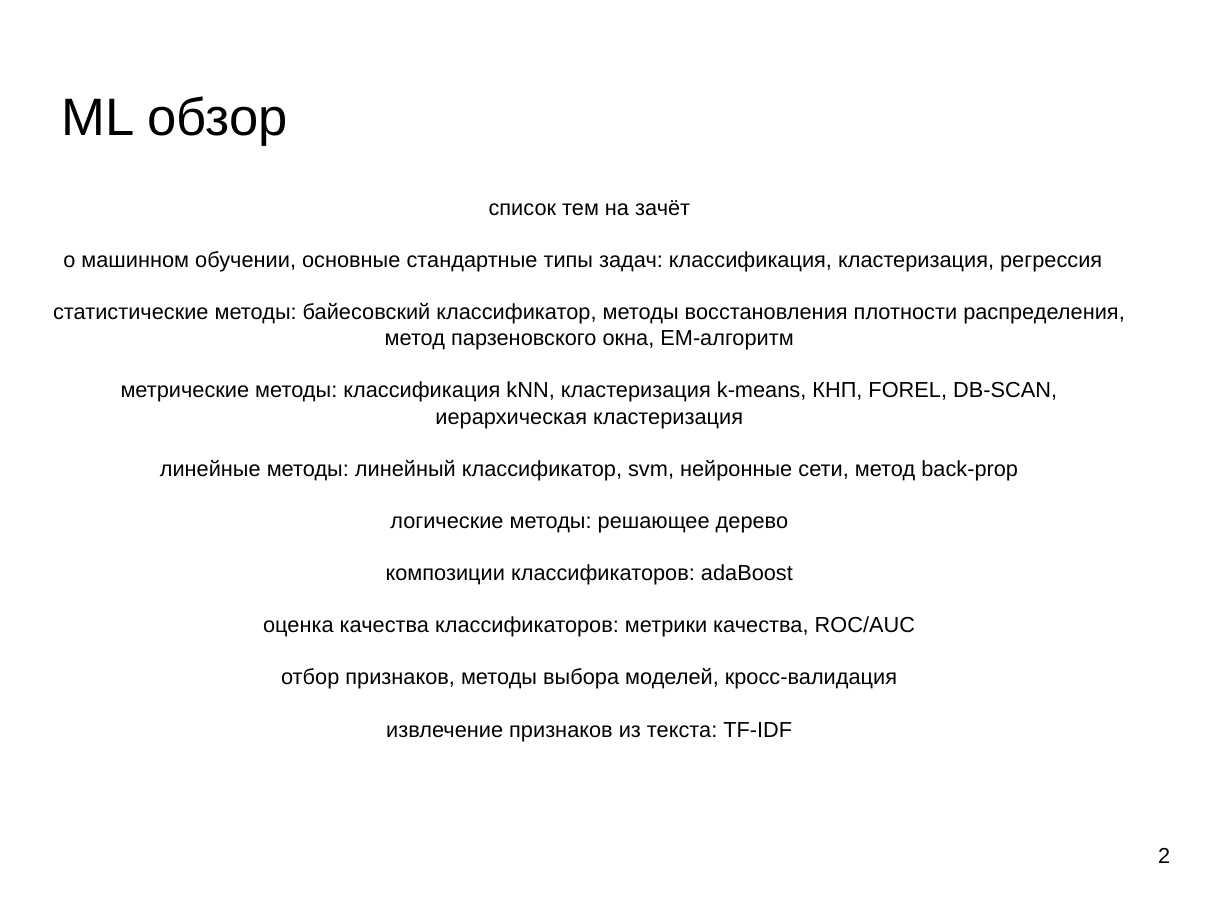
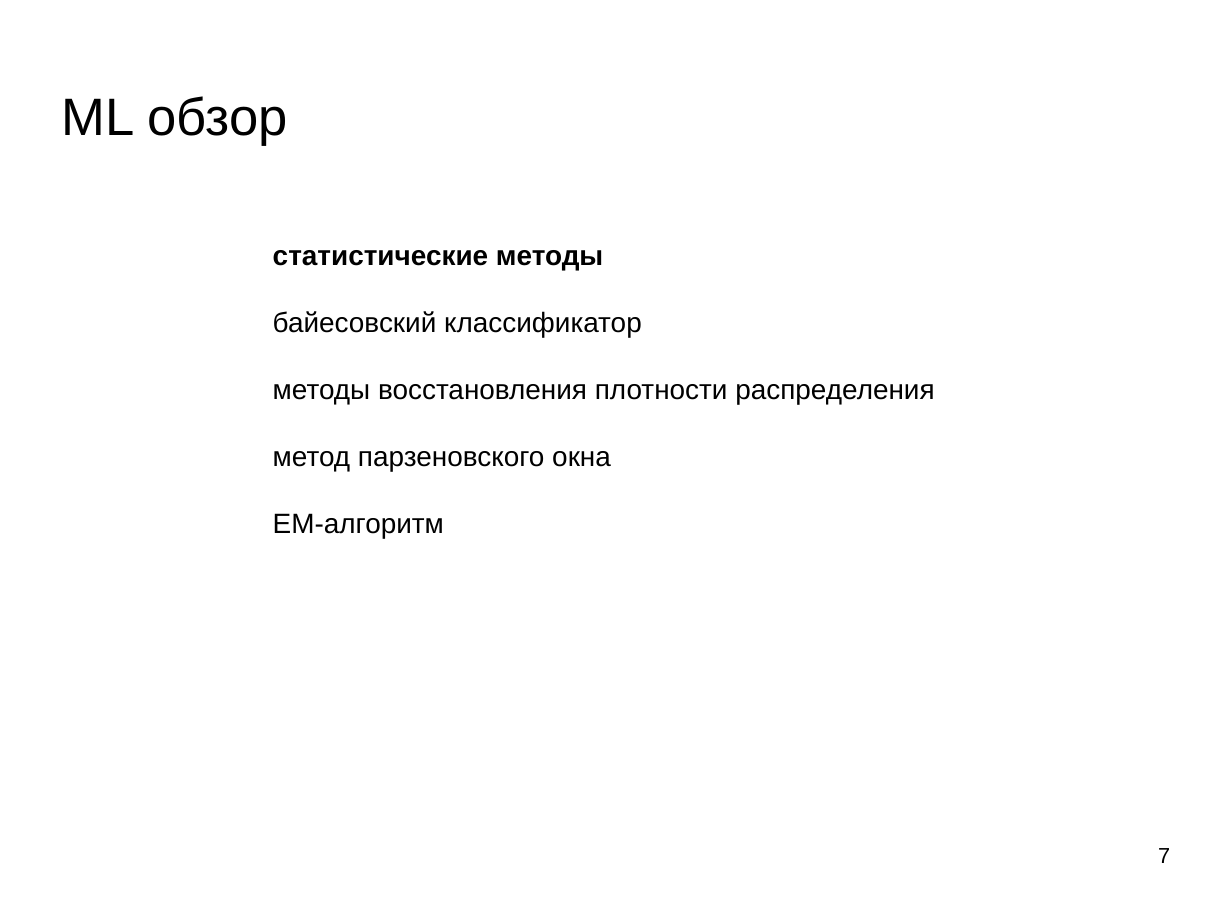
Before and after one commit to mechanoid5/ml_lectorium_legacy, a slide deck: slide 7 of 15-conclusion.odp (slide 2 before the commit). Drawn at 1232x924 pixels with LibreOffice and Linux fonts; fonts in the diff are those of the drawing; background and template pictures are left out. Boxes give left, top, right and bottom in pixels: in the first picture for what was removed or moved away, otherwise in the second. Text is boxed around its words. In the diff, an @@ line names an element or a change of style, - is before the commit and + after.

```diff
--- a/15-conclusion.odp
+++ b/15-conclusion.odp
@@ text removed at (53, 200, 1125, 741) @@
-список тем на зачёт
-о машинном обучении, основные стандартные типы задач: классификация, кластеризация, регрессия
-статистические методы: байесовский классификатор, методы восстановления плотности распределения, метод парзеновского окна, ЕМ-алгоритм
-метрические методы: классификация kNN, кластеризация k-means, КНП, FOREL, DB-SCAN, иерархическая кластеризация
-линейные методы: линейный классификатор, svm, нейронные сети, метод back-prop
-логические методы: решающее дерево
-композиции классификаторов: adaBoost
-оценка качества классификаторов: метрики качества, ROC/AUC
-отбор признаков, методы выбора моделей, кросс-валидация
-извлечение признаков из текста: TF-IDF
@@ text added at (273, 250, 934, 538), 18 pt, text #000000 @@
+статистические методы
+байесовский классификатор
+методы восстановления плотности распределения
+метод парзеновского окна
+ЕМ-алгоритм
@@ page number at (1158, 848, 1170, 863): text changed @@
-2
+7
```
Also in this commit, not shown: 1 other slide changed, 9 slides added.
